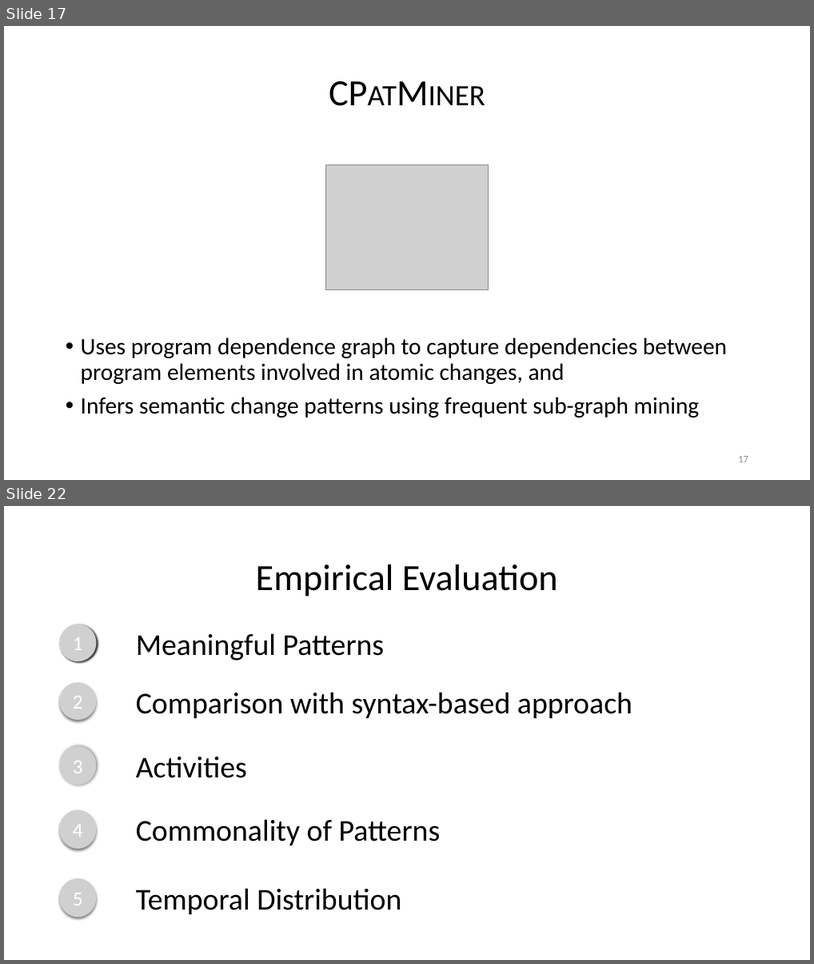
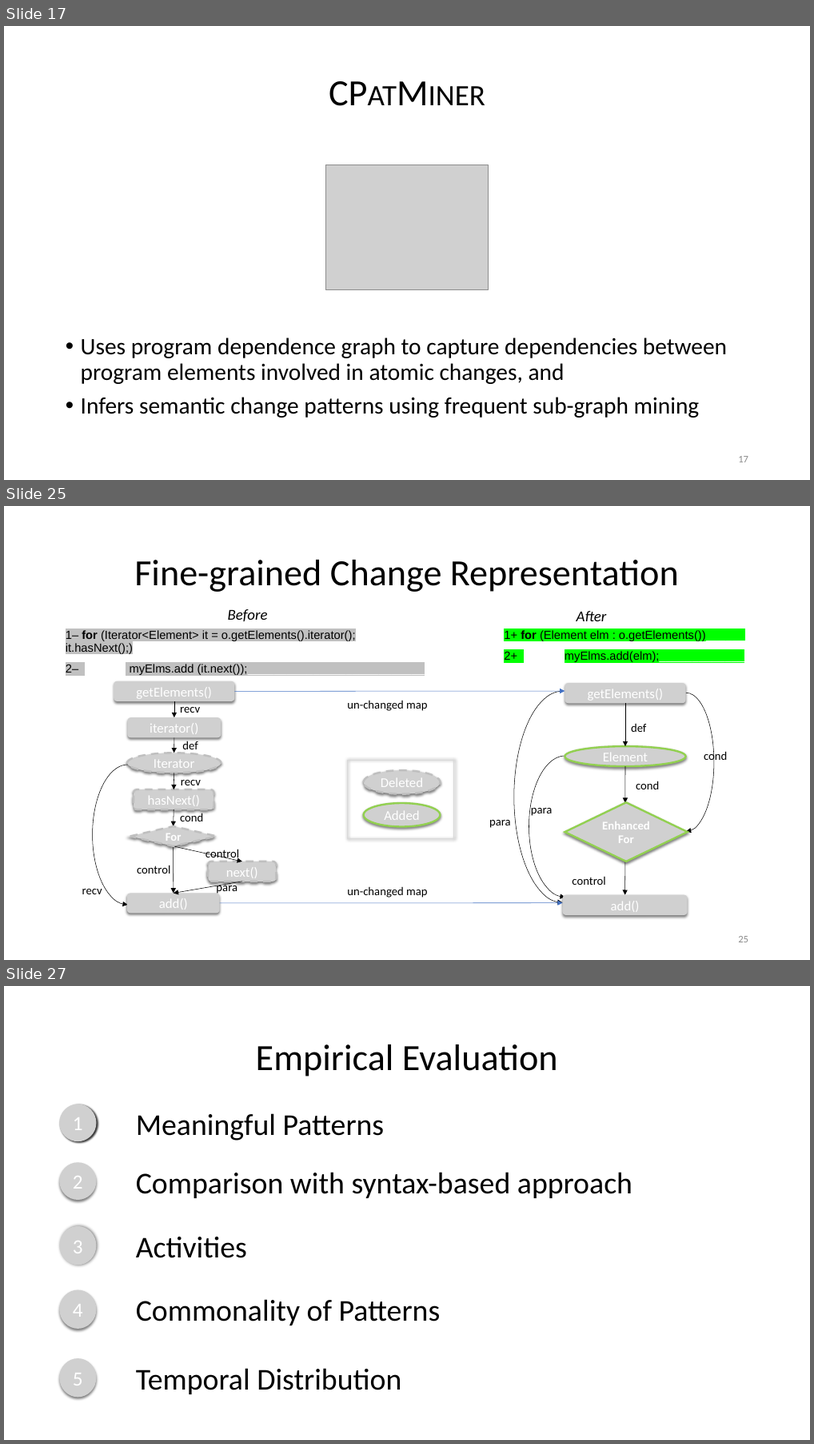
Before and after one commit to nguyenhoan/CPatMiner, a slide deck: CPatMiner_2.pptx. Shown one above the other, each under a label of ours: slides 17 and 22 before the commit, slides 17, 25 and 27 after it; the slides between them are not shown. The pictures are 814x964 and 814x1444 pixels, drawn with LibreOffice and Linux fonts; fonts in the diff are those of the drawing; grey boxes stand for pictures. Boxes give left, top, right and bottom in pixels: in the first picture for what was removed or moved away, otherwise in the second. Text is boxed around its words. In the diff, an @@ line names an element or a change of style, - is before the commit and + after.

```diff
--- a/CPatMiner_2.pptx
+++ b/CPatMiner_2.pptx
@@ slide 25 added at (4, 506, 810, 960), background #FFFFFF @@
@@ title added at (134, 560, 679, 592), 44 pt, text #000000 @@
+Fine-grained Change Representation
@@ text added at (228, 609, 268, 621), 18 pt, text #000000, italic @@
+Before
@@ text added at (577, 611, 607, 621), 18 pt, text #000000, italic @@
+After
@@ text added at (66, 630, 425, 675), 14 pt, text #000000 @@
+1– for (Iterator<Element> it = o.getElements().iterator(); it.hasNext();)
+2– myElms.add (it.next());___________________________
@@ text added at (504, 630, 746, 662), 14 pt, text #000000 @@
+1+ for (Element elm : o.getElements())______
+2+ myElms.add(elm);_____________
@@ arrow added from (235, 691) to (566, 691), #4472C4 0.5 pt @@
@@ text added at (347, 700, 428, 711), 14 pt, text #000000 @@
+un-changed map
@@ rectangle added at (348, 760, 454, 840), outline #D9D9D9 1 pt @@
@@ picture added at (364, 770, 441, 794), 16 pt, text #FFFFFF @@
+Deleted
@@ picture added at (364, 803, 441, 827), 16 pt, text #FFFFFF @@
+Added
@@ group added at (490, 683, 727, 915): 6 texts, 4 pictures, 3 right brackets, 3 arrows @@
+getElements()
+Element
+add()
+def
+cond
+cond
+control
+para
+para
+Enhanced For
@@ group added at (82, 681, 276, 913): 8 texts, 7 pictures, 7 arrows, 1 right bracket @@
+getElements()
+iterator()
+next()
+hasNext()
+Iterator
+add()
+recv
+def
+recv
+cond
+control
+control
+para
+recv
+For
@@ text added at (347, 887, 428, 897), 14 pt, text #000000 @@
+un-changed map
@@ arrow added from (220, 903) to (563, 903), #4472C4 0.5 pt @@
@@ page number added at (738, 936, 749, 942), 12 pt, text #8C8C8C @@
+25
@@ what was slide 22 is now slide 27 @@
```
Also in this commit, not shown: 5 slides changed, 6 other slides added, 3 slides removed.
